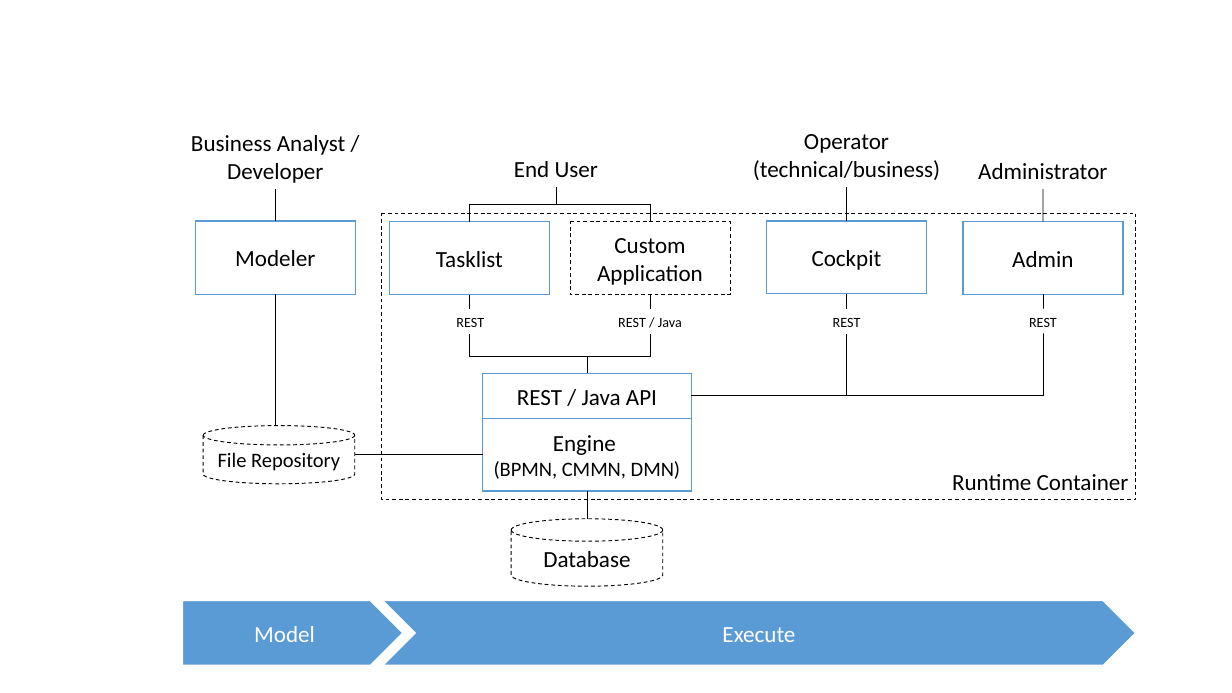
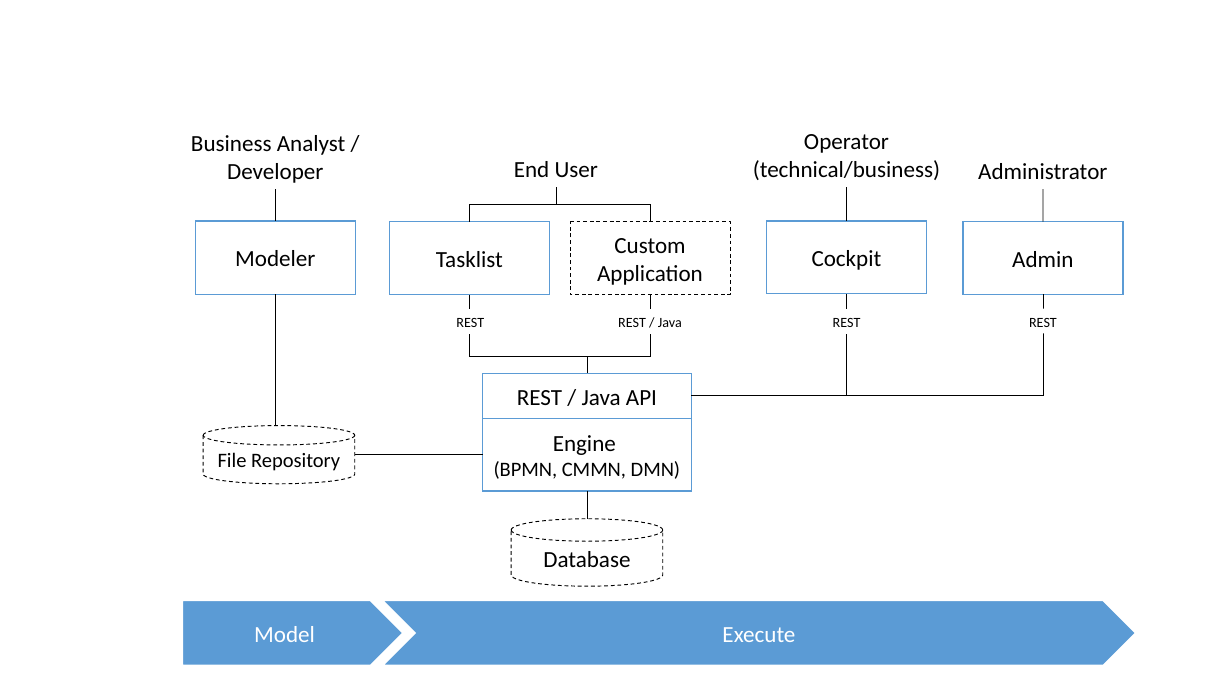
Before and after one commit to camunda/camunda-docs-manual, a slide deck: slide 1 of develop/drawings/Technical Architecture.pptx. Drawn at 1232x693 pixels with LibreOffice and Linux fonts; fonts in the diff are those of the drawing. Boxes give left, top, right and bottom in pixels: in the first picture for what was removed or moved away, otherwise in the second. Text is boxed around its words. In the diff, an @@ line names an element or a change of style, - is before the commit and + after.

```diff
--- a/develop/drawings/Technical Architecture.pptx
+++ b/develop/drawings/Technical Architecture.pptx
@@ rectangle removed at [382,213,1137,500] @@
-Runtime Container
```
Also in this commit, not shown: 1 other file.
